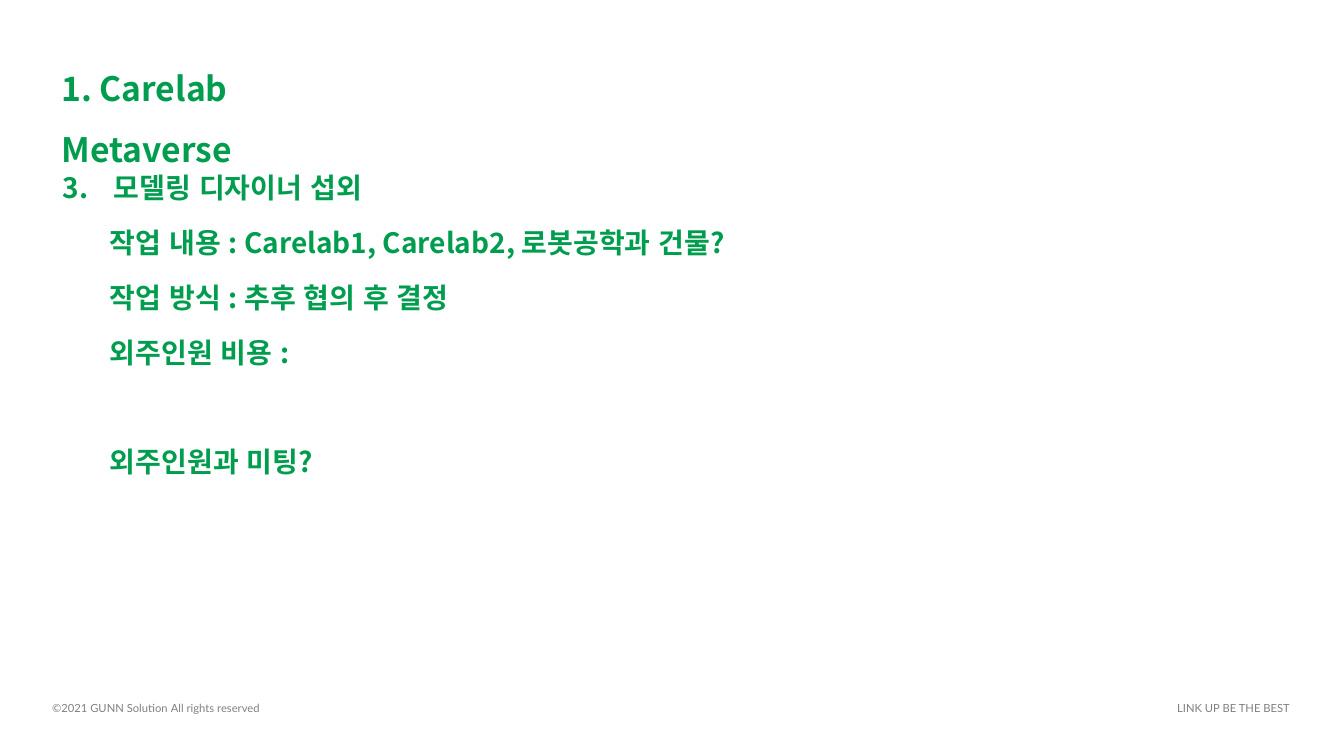
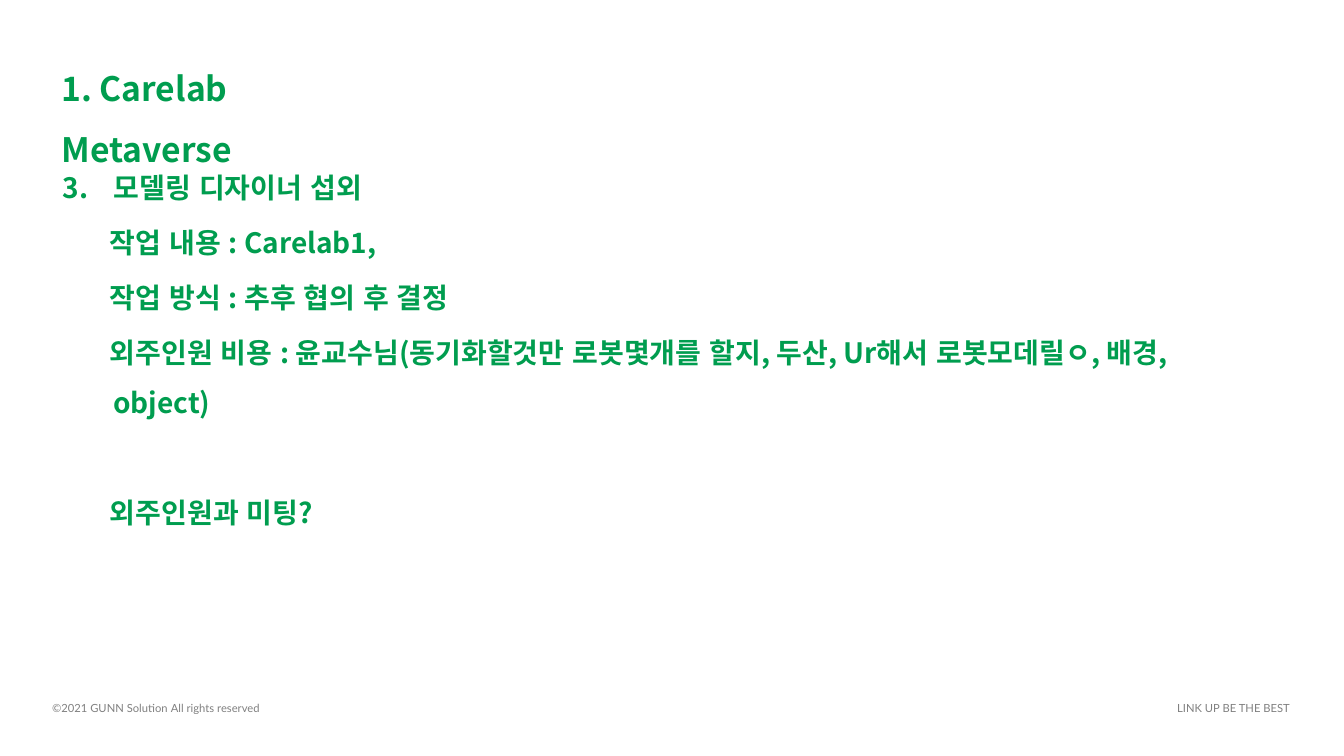
Before and after one commit to ssh6189/2022.09.22, a slide deck: slide 6 of 2022년 9월 22일 메타버스.pptx. Drawn at 1344x756 pixels with LibreOffice and Linux fonts; fonts in the diff are those of the drawing. Boxes give left, top, right and bottom in pixels: in the first picture for what was removed or moved away, otherwise in the second. Text is boxed around its words. In the diff, an @@ line names an element or a change of style, - is before the commit and + after.

Commit message:
2022년 9월 22일

```diff
--- a/2022년 9월 22일 메타버스.pptx
+++ b/2022년 9월 22일 메타버스.pptx
@@ text at bbox=[110, 229, 376, 259]: text changed @@
-작업 내용 : Carelab1, Carelab2, 로봇공학과 건물?
+작업 내용 : Carelab1,
@@ text at bbox=[110, 339, 1168, 420]: text changed @@
-외주인원 비용 :
+외주인원 비용 : 윤교수님(동기화할것만 로봇몇개를 할지, 두산, Ur해서 로봇모데릴ㅇ, 배경, object)
```
